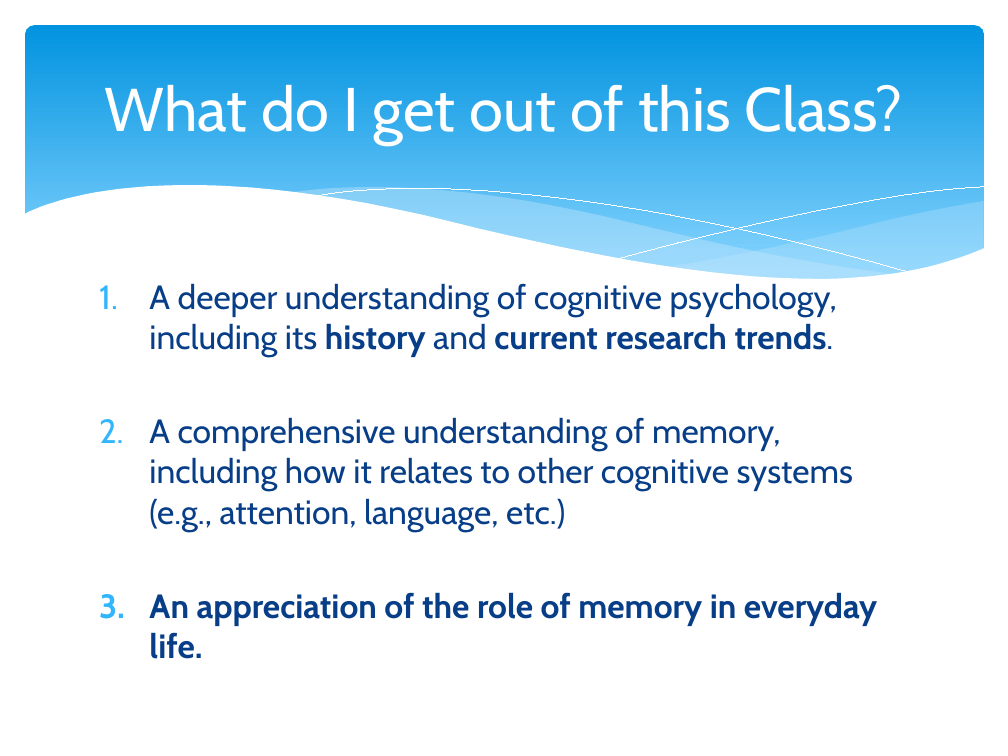
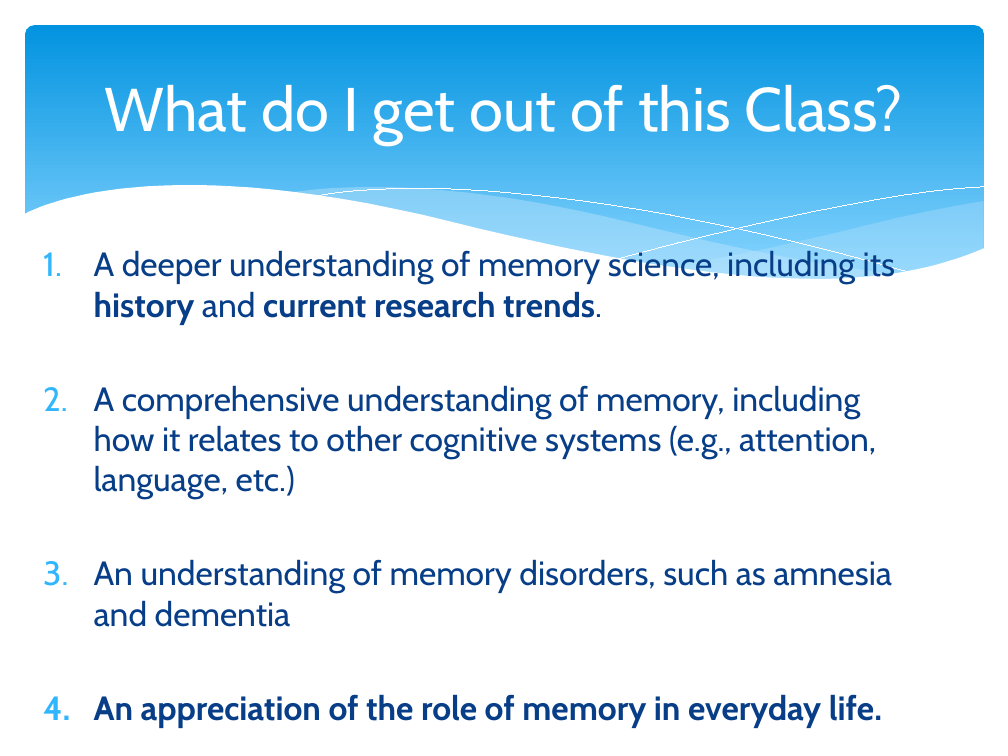
Before and after one commit to npm27/Teaching-Materials, a slide deck: slide 4 of Memory/Slides/0 First Day Info.pptx. Drawn at 1008x756 pixels with LibreOffice and Linux fonts; fonts in the diff are those of the drawing. Boxes give left, top, right and bottom in pixels: in the first picture for what was removed or moved away, otherwise in the second. Text is boxed around its words. In the diff, an @@ line names an element or a change of style, - is before the commit and + after.

Commit message:
Finish slides

```diff
--- a/Memory/Slides/0 First Day Info.pptx
+++ b/Memory/Slides/0 First Day Info.pptx
@@ text "A deeper understanding of memory ...": place and size @@
-text "A deeper understanding of memory ..." at (149,283,877,659)
+text "A deeper understanding of memory ..." at (94,248,895,721)
@@ text at (94,248,895,325): text changed @@
-1. A deeper understanding of cognitive psychology, including its history and current research trends.
+1. A deeper understanding of memory science, including its history and current research trends.
@@ text at (94,559,892,627): paragraph added @@
+3. An understanding of memory disorders, such as amnesia and dementia
```
Also in this commit, not shown: 7 other slides changed, 2 slides added, 1 slide removed, 4 other files.
